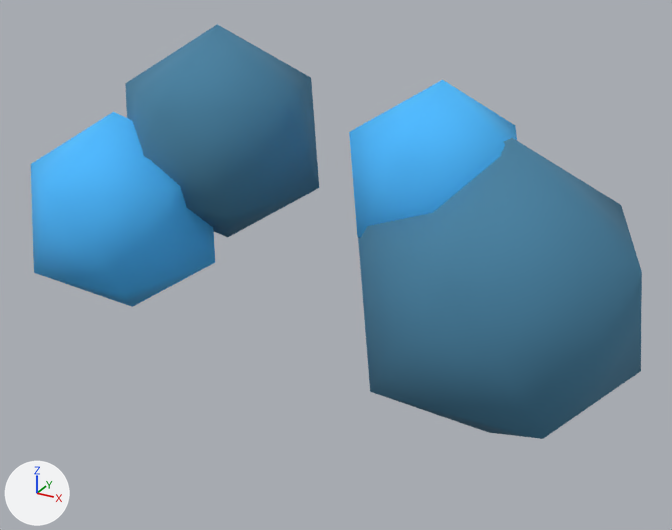
The glTF model src/assets/3d/treeblue.glb: old version first, new version second.
Rendered twice from a 50 mm lens placed at (4.99, -5.4, 6.06), pointed at (1.05, 1.77, 2.48). Lighting does not change. The marker at lower left points along +X, +Y and +Z. Where no turn or scale is listed for an object, it has been applied to the vertices.

The older version as bpy lines, for what is in view:
```python
me_ทรงกลม_ico_001 = bpy.data.meshes.new('ทรงกลม Ico.001')
me_ทรงกลม_ico_001.from_pydata(...)  # 42 vertices, 80 faces; spans x -0.92..0.92, y -0.96..0.96, z -1.08..1.08
me_ทรงกลม_ico_001.materials.append(mat_ว_สด)  # blue #4781a1
me_ทรงกลม_ico_003 = bpy.data.meshes.new('ทรงกลม Ico.003')
me_ทรงกลม_ico_003.from_pydata(...)  # 42 vertices, 80 faces; spans x -1.22..1.22, y -1.28..1.28, z -1.43..1.43
me_ทรงกลม_ico_003.materials.append(mat_ว_สด__004)  # blue #4781a1
ob_cube = bpy.data.objects.new('Cube', None)
ob_cube.location = (-0.022, 0.846, 0.051)
ob_cube.rotation_euler = (0.0, 0.0, -1.554)  # degrees (0, 0, -89)
ob_ทรงกลม_ico_001 = bpy.data.objects.new('ทรงกลม Ico.001', me_ทรงกลม_ico_001)
ob_ทรงกลม_ico_001.location = (-0.279, 1.877, 3.542)
ob_ทรงกลม_ico_003 = bpy.data.objects.new('ทรงกลม Ico.003', me_ทรงกลม_ico_003)
ob_ทรงกลม_ico_003.location = (2.682, 1.786, 2.525)
# also in view: 'ทรงกลม Ico' at (-1.02, 1.17, 2.82); 'ทรงกลม Ico.002' at (1.99, 1.93, 3.44)
```
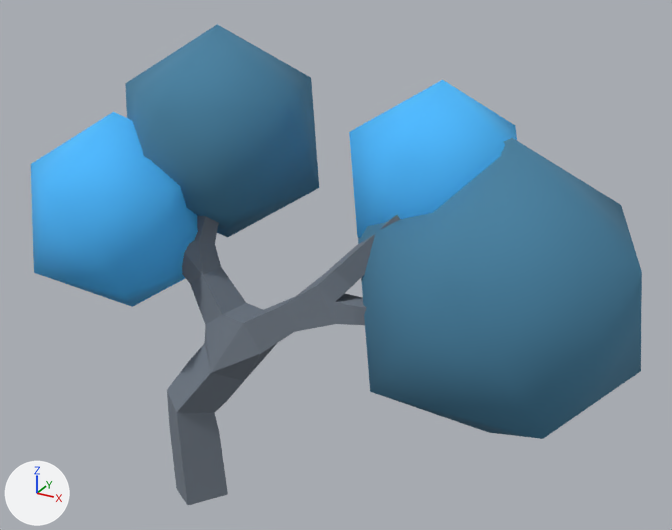
Where the change shows, as pixel boxes (x1, y1, x2, y2) in the pictures (672 x 530 px):
```json
{"object": "Cube", "change": "now drawn", "after": [167, 215, 400, 505]}
```

The change, as JSON lines over the scene's bpy script:
```json
{"op": "add", "block": "mat_material", "code": ["mat_material = principled_material('Material')", "mat_material.base_color = (0.168, 0.197, 0.238)  # grey #727b86", "mat_material.roughness = 1.0"]}
{"op": "add", "block": "me_cube", "code": ["me_cube = bpy.data.meshes.new('Cube')", "me_cube.from_pydata(...)  # 150 vertices, 296 faces; spans x -0.7..0.29, y -1.01..2.57, z -0.04..3.39", "me_cube.materials.append(mat_material)  # grey #727b86"]}
{"op": "set", "path": "ob_cube", "old": "bpy.data.objects.new('Cube', None)", "new": "bpy.data.objects.new('Cube', me_cube)"}
```
